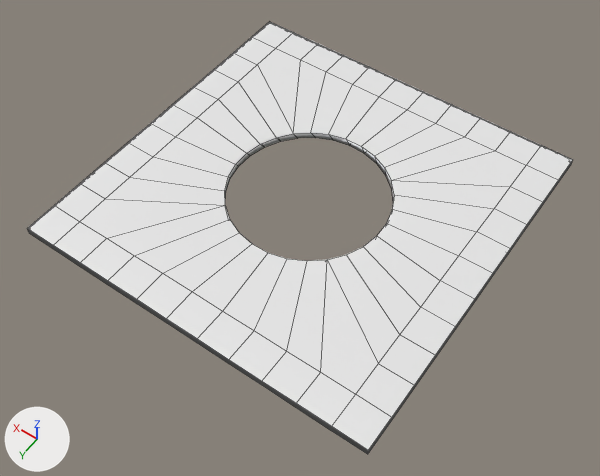
The FBX model The Depths of Elune/Content/Assets/Models/CeilingMainRoom.fbx, before and after one commit.
Both versions are drawn from a 50 mm lens placed at (-81.1, 117.6, 165.5), pointed at (-3.2, 8.5, -5.9). Lighting does not change. The marker at lower left points along +X, +Y and +Z. Mesh edges are drawn as thin lines. Where no turn or scale is listed for an object, it has been applied to the vertices.

The scene before the commit, as lines of its bpy script (objects in view):
```python
me_cube_002 = bpy.data.meshes.new('Cube.002')
me_cube_002.from_pydata(...)  # 656 vertices, 656 faces; spans x -50.9..50.9, y -50.9..50.9, z -1.0..1.0
ob_cube = bpy.data.objects.new('Cube', me_cube_002)
ob_cube.location = (0.0, 0.0, 1.0)
```
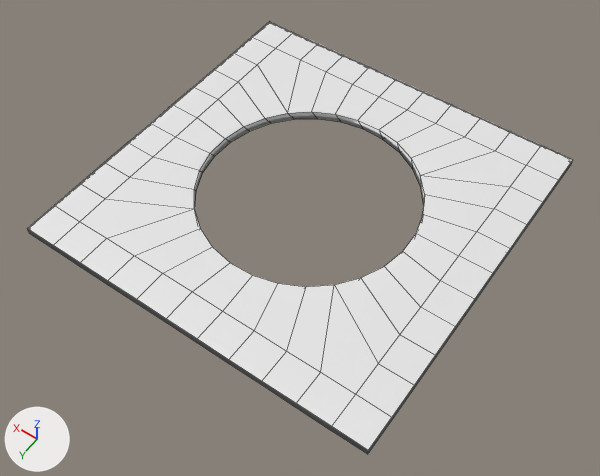
Scene script edits in JSON lines:
```json
{"block": "me_cube_002", "where": "me_cube_002.from_pydata(...)  # 656 vertices, 656 faces; spans x -50.9..50.9, y -50.9..50.9, z -1.0..1.0"}
{"block": "me_cube_002", "where": "# used by ob_cube; location = (0.0, 0.0, 1.0)"}
{"block": "me_cube_002", "change": "me_cube_002 part 1: all 56 vertices in x -22.0..22.0, y -22.0..22.0, z -1.0..1.0 are scaled about their middle by 1.36"}
```

Location of each change, (x1, y1, x2, y2) in pixels of the pictures (600 x 476 px; the box of a moved part takes in the faces that stretch with it):
```json
{"part": 1, "of": "me_cube_002", "change": "moved or reshaped", "before": [80, 48, 526, 394], "after": [80, 48, 526, 394]}
```
